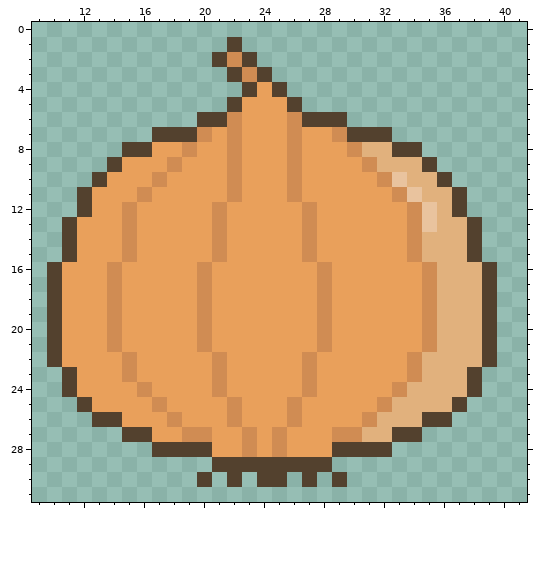
One commit to this pixel-art file: Assets/Sprites/Sogan.aseprite. The picture above was drawn from the file before the commit.
64x64 pixels, 1 frame. Shown: x 9..41, y 0..31.
The same view after the edit:
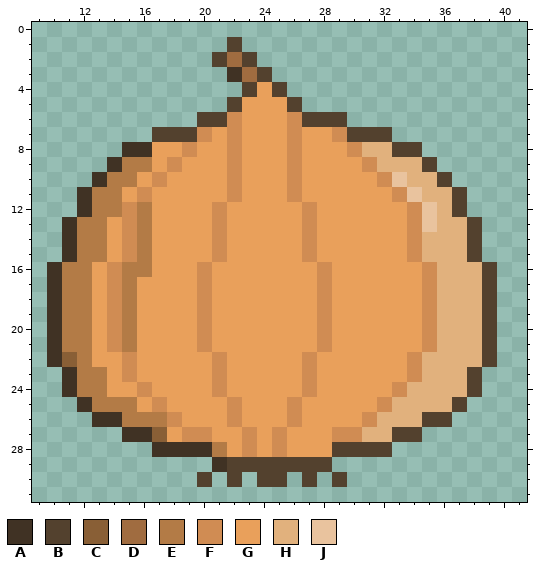
Palette (. is transparent): A #403224  B #53412e  C #895f36  D #a06c40  E #b37b46  F #d08c53  G #e9a05b  H #e1b17d  J #e9c39e
Difference:
@@ x 20..25 @@
  1 ..B...
- 2 .BFB..
- 3 ..BFB.
+ 2 .BDB..
+ 3 ..ADB.
  4 ...BGB
@@ x 9..23 @@
  7 ........BBBFGFG
- 8 ......BBGGFGGFG
- 9 .....BGGGFGGGFG
-10 ....BGGGFGGGGFG
-11 ...BGGGFGGGGGFG
-12 ...BGGFGGGGGFGG
-13 ..BGGGFGGGGGFGG
-14 ..BGGGFGGGGGFGG
-15 ..BGGGFGGGGGFGG
-16 .BGGGFGGGGGFGGG
-17 .BGGGFGGGGGFGGG
-18 .BGGGFGGGGGFGGG
-19 .BGGGFGGGGGFGGG
-20 .BGGGFGGGGGFGGG
-21 .BGGGFGGGGGFGGG
-22 .BGGGGFGGGGGFGG
-23 ..BGGGFGGGGGFGG
-24 ..BGGGGFGGGGFGG
-25 ...BGGGGFGGGGFG
-26 ....BBGGGFGGGFG
-27 ......BBGGFFGGF
-28 ........BBBBGGF
-29 ............BBB
+ 8 ......AAGGFGGFG
+ 9 .....AEEGFGGGFG
+10 ....AEEGFGGGGFG
+11 ...AEEGFGGGGGFG
+12 ...AEEFEGGGGFGG
+13 ..AEEGFEGGGGFGG
+14 ..AEEGFEGGGGFGG
+15 ..AEEGFEGGGGFGG
+16 .AEEGFEEGGGFGGG
+17 .AEEGFEGGGGFGGG
+18 .AEEGFEGGGGFGGG
+19 .AEEGFEGGGGFGGG
+20 .AEEGFEGGGGFGGG
+21 .AEEGFEGGGGFGGG
+22 .ACEGGFGGGGGFGG
+23 ..AEEGFGGGGGFGG
+24 ..AEEGGFGGGGFGG
+25 ...AEEEGFGGGGFG
+26 ....AAEEEFGGGFG
+27 ......AACGFFGGF
+28 ........AAAAEGF
+29 ............ABB
 30 ...........B.B.
